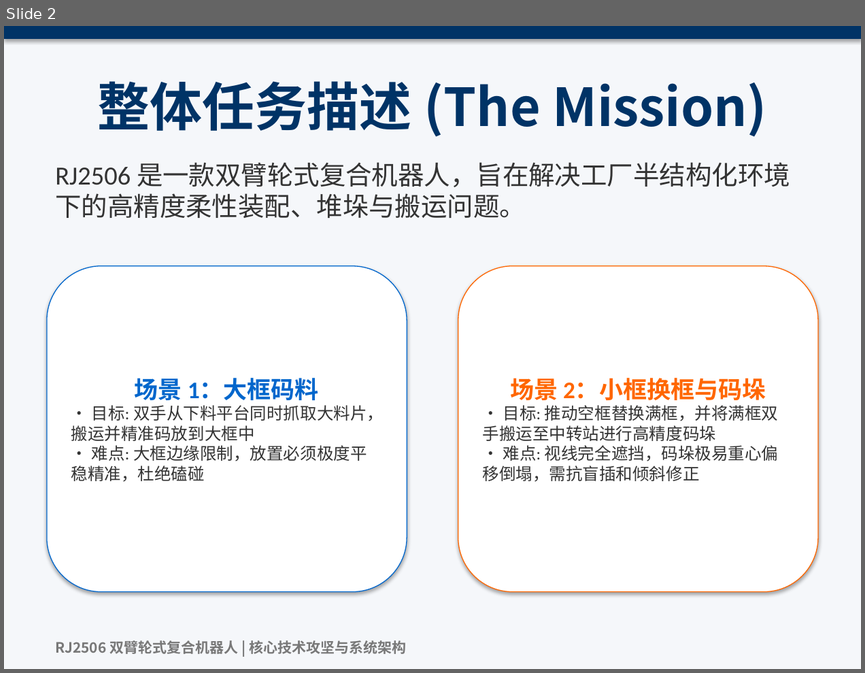
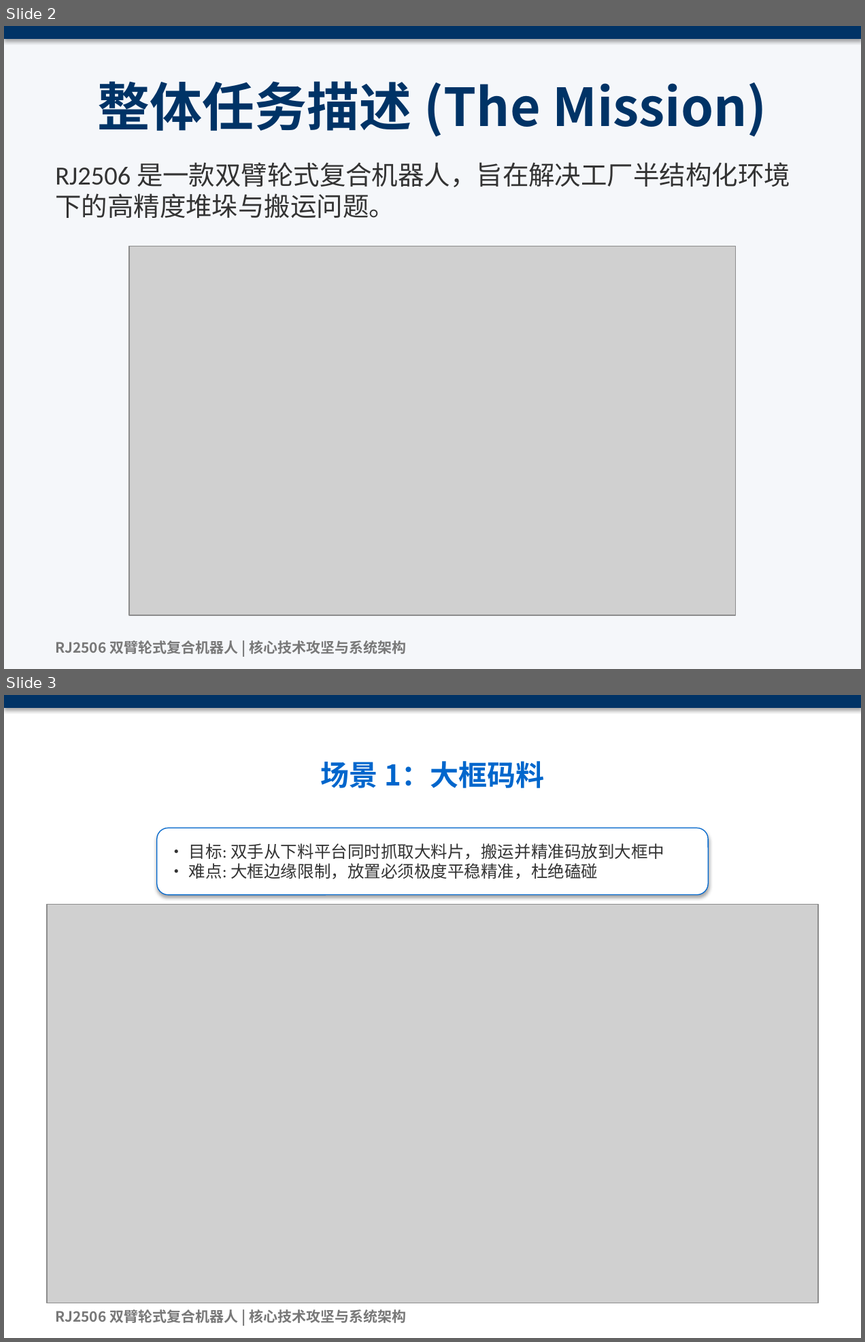
Before and after one commit to lynphoenix/rj2506_core_system, a slide deck: docs/RJ2506_Architecture_V3.pptx. Shown one above the other, each under a label of ours: slide 2 before the commit, slides 2 and 3 after it. The pictures are 865x673 and 865x1342 pixels, drawn with LibreOffice and Linux fonts; fonts in the diff are those of the drawing; grey boxes stand for pictures. Boxes give left, top, right and bottom in pixels: in the first picture for what was removed or moved away, otherwise in the second. Text is boxed around its words. In the diff, an @@ line names an element or a change of style, - is before the commit and + after.

```diff
--- a/docs/RJ2506_Architecture_V3.pptx
+++ b/docs/RJ2506_Architecture_V3.pptx
@@ slide 3 added at (4,695,861,1338), background #FFFFFF @@
@@ rectangle added at (4,695,861,708), fill #003366 @@
@@ title added at (321,761,544,788), 24 pt, text #0066CC, bold @@
+场景 1：大框码料
@@ rounded rectangle added at (156,828,707,895), fill #FFFFFF, outline #0066CC 0.75 pt, 14 pt, text #333333 @@
+• 目标: 双手从下料平台同时抓取大料片，搬运并精准码放到大框中
+• 难点: 大框边缘限制，放置必须极度平稳精准，杜绝磕碰
@@ picture added at (47,904,818,1302) @@
@@ text added at (55,1309,406,1323), 12 pt, text #787878, bold @@
+RJ2506 双臂轮式复合机器人 | 核心技术攻坚与系统架构
@@ slide 2 changed as well @@
@@ text at (55,162,790,218): text changed @@
-RJ2506 是一款双臂轮式复合机器人，旨在解决工厂半结构化环境下的高精度柔性装配、堆垛与搬运问题。
+RJ2506 是一款双臂轮式复合机器人，旨在解决工厂半结构化环境下的高精度堆垛与搬运问题。
@@ picture added at (129,246,736,616) @@
@@ rounded rectangle removed at (47,266,407,592) @@
-场景 1：大框码料
-• 目标: 双手从下料平台同时抓取大料片，搬运并精准码放到大框中
-• 难点: 大框边缘限制，放置必须极度平稳精准，杜绝磕碰
@@ rounded rectangle removed at (458,266,818,592) @@
-场景 2：小框换框与码垛
-• 目标: 推动空框替换满框，并将满框双手搬运至中转站进行高精度码垛
-• 难点: 视线完全遮挡，码垛极易重心偏移倒塌，需抗盲插和倾斜修正
```
Also in this commit, not shown: 9 other slides changed, 2 other slides added, 1 slide removed, 10 other files.
